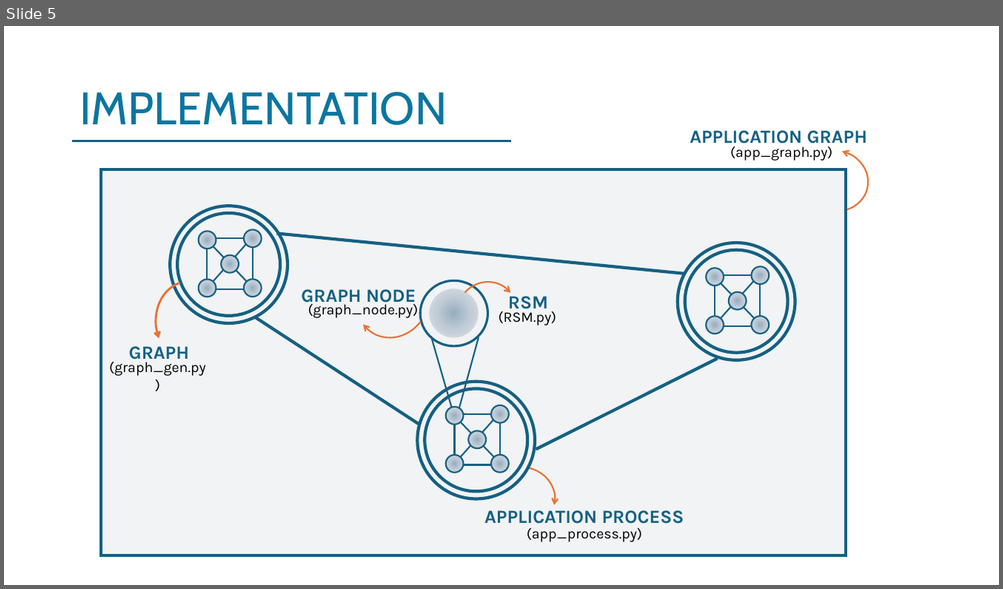
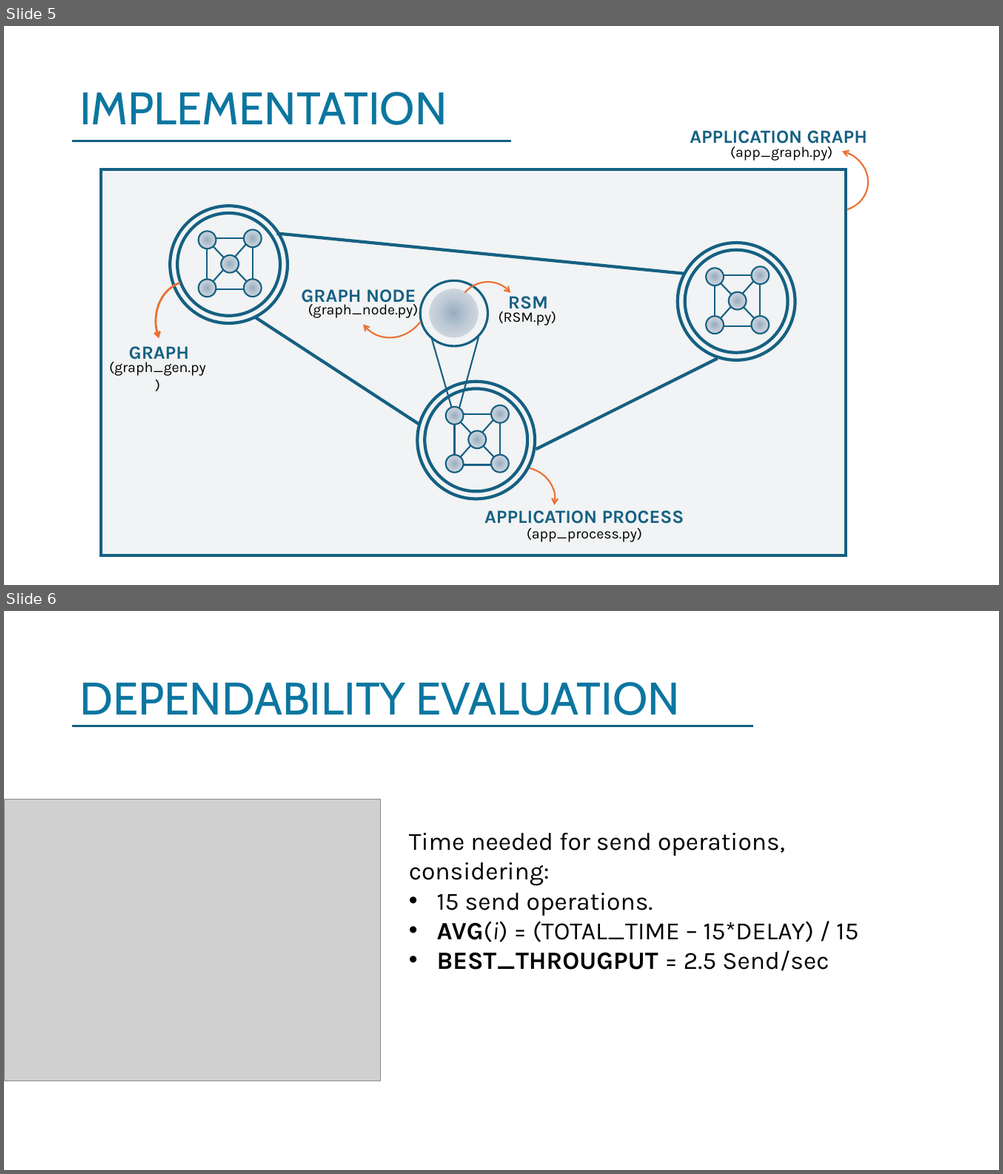
Before and after one commit to Teoz00/progettoDDS, a slide deck: DDS Presentation .pptx. Shown one above the other, each under a label of ours: slide 5 before the commit, slides 5 and 6 after it. The pictures are 1003x589 and 1003x1174 pixels, drawn with LibreOffice and Linux fonts; fonts in the diff are those of the drawing; grey boxes stand for pictures. Boxes give left, top, right and bottom in pixels: in the first picture for what was removed or moved away, otherwise in the second. Text is boxed around its words. In the diff, an @@ line names an element or a change of style, - is before the commit and + after.

```diff
--- a/DDS Presentation .pptx
+++ b/DDS Presentation .pptx
@@ slide 6 added at (x1=4, y1=611, x2=999, y2=1170), background #FFFFFF @@
@@ title added at (x1=79, y1=682, x2=680, y2=715), 44 pt, text #0B76A0 @@
+DEPENDABILITY EVALUATION
@@ line added from (73, 726) to (753, 726), #156082 2.25 pt @@
@@ picture added at (x1=4, y1=799, x2=381, y2=1082) @@
@@ text added at (x1=409, y1=833, x2=858, y2=971), 24 pt, text #000000 @@
+Time needed for send operations, considering:
+• 15 send operations.
+• AVG(i) = (TOTAL_TIME – 15*DELAY) / 15
+• BEST_THROUGPUT = 2.5 Send/sec
```
Also in this commit, not shown: 1 slide changed, 4 other slides added, 3 slides removed, 1 other file.
